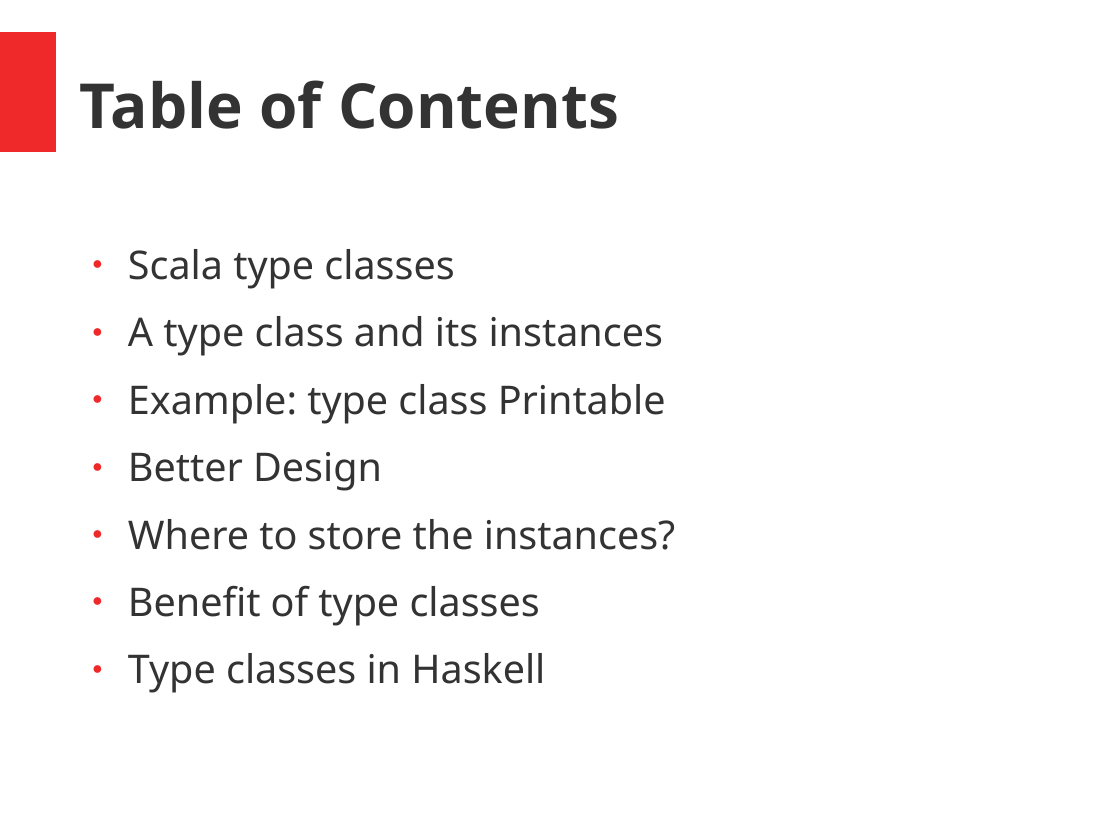
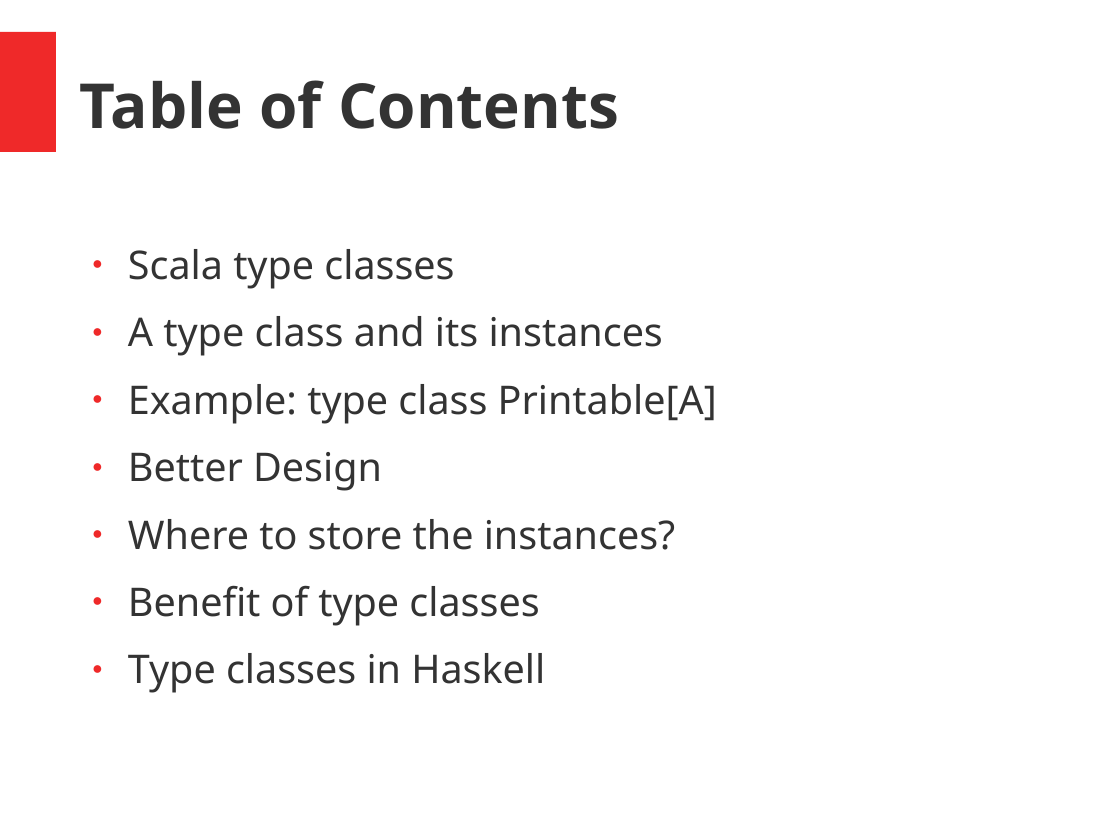
Before and after one commit to hermannhueck/typeclasses, a slide deck: slide 2 of Slides/TypeClasses.pptx. Drawn at 1120x840 pixels with LibreOffice and Linux fonts; fonts in the diff are those of the drawing. Boxes give left, top, right and bottom in pixels: in the first picture for what was removed or moved away, otherwise in the second. Text is boxed around its words. In the diff, an @@ line names an element or a change of style, - is before the commit and + after.

```diff
--- a/Slides/TypeClasses.pptx
+++ b/Slides/TypeClasses.pptx
@@ text at [128, 384, 717, 424]: text changed @@
-● Example: type class Printable
+● Example: type class Printable[A]
```
Also in this commit, not shown: 18 other slides changed, 1 other file.
